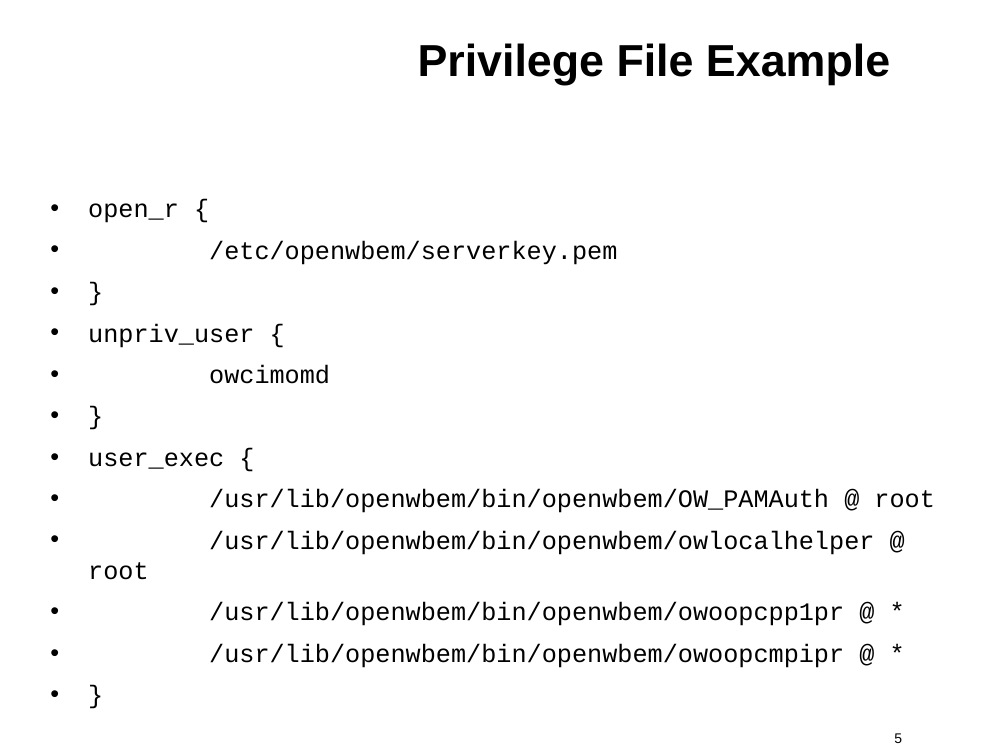
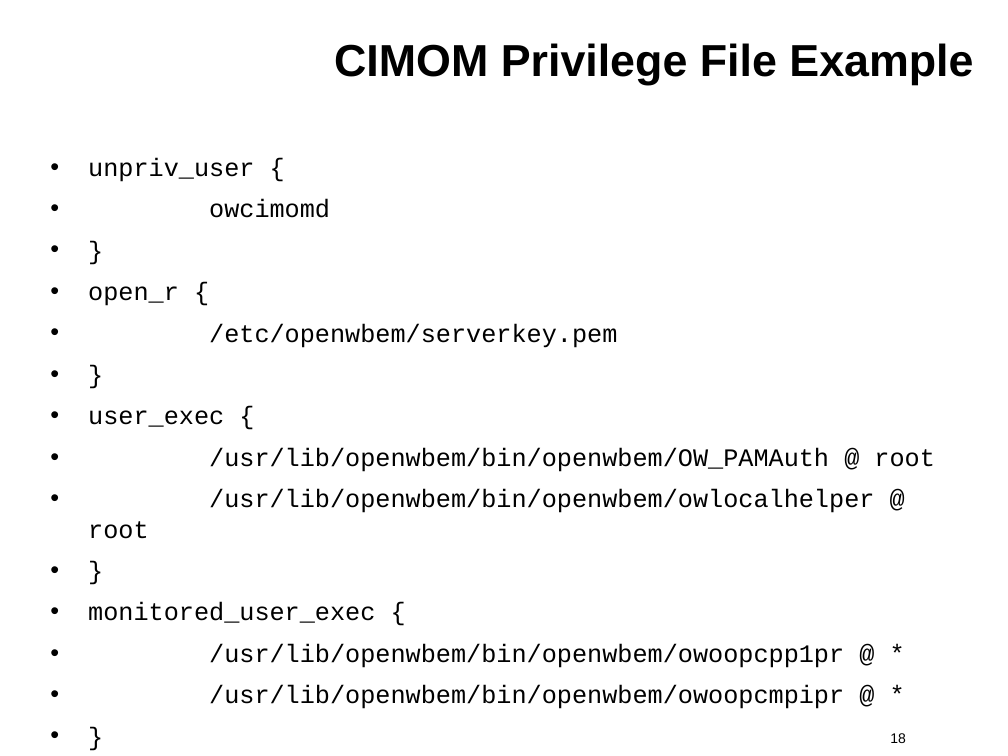
Before and after one commit to kkaempf/openwbem, a slide deck: slide 18 of doc/MDC-06-Security.odp (slide 5 before the commit). Drawn at 1008x756 pixels with LibreOffice and Linux fonts; fonts in the diff are those of the drawing; background and template pictures are left out. Boxes give left, top, right and bottom in pixels: in the first picture for what was removed or moved away, otherwise in the second. Text is boxed around its words. In the diff, an @@ line names an element or a change of style, - is before the commit and + after.

```diff
--- a/doc/MDC-06-Security.odp
+++ b/doc/MDC-06-Security.odp
@@ title at (334,43,973,85): text changed @@
-Privilege File Example
+CIMOM Privilege File Example
@@ text at (88,157,330,218): paragraphs added @@
+• unpriv_user {
+• owcimomd
+• }
@@ text at (88,323,330,384): paragraphs removed @@
-• }
-• unpriv_user {
-• owcimomd
@@ text at (88,602,375,623): paragraphs added @@
+• }
+• monitored_user_exec {
@@ page number at (890,733,906,743): text changed @@
-5
+18
```
Also in this commit, not shown: 3 other slides changed, 15 slides added, 2 slides removed.
